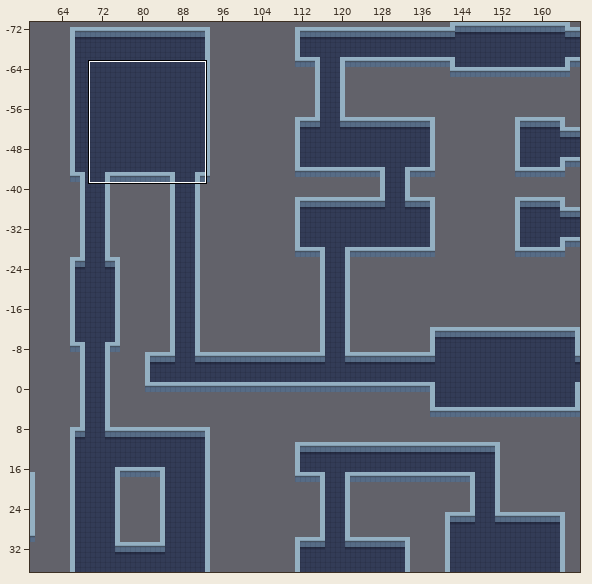
Two versions of a level (Tiled map (JSON), assets/maps/story-mode.json). The first picture is a wide view before the edit; the outline marks the close-up.
Close-up. As it was:
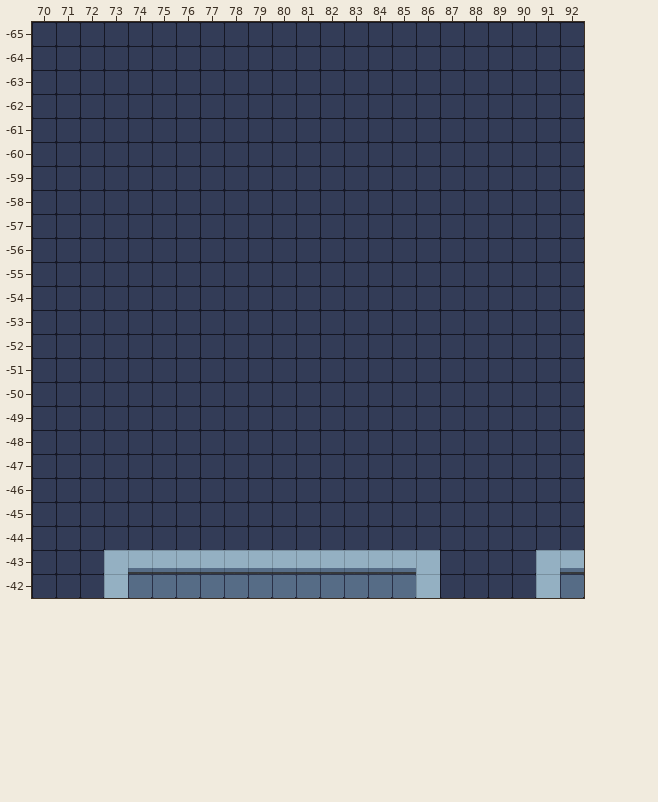
Cells are 32x32 px. Shown: x 70..92, y -65..-42. The commit also changed other parts of the map, which this record leaves out.
The result:
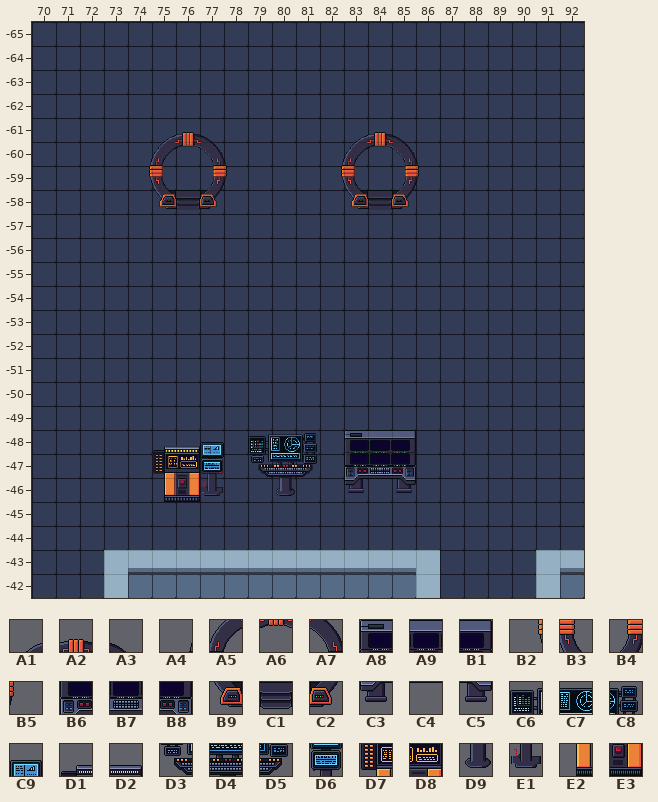
Key: from "tileset_JS": A1 379, A2 380, A3 381, A4 418, A5 419, A6 420, A7 421, A8 450, A9 451, B1 452, B2 458, B3 459, B4 461, B5 462, B6 490, B7 491, B8 492, B9 499, C1 500, C2 501, C3 530, C4 531, C5 532, C6 610, C7 611, C8 612, C9 614, D1 619, D2 620, D3 650, D4 651, D5 652, D6 654, D7 659, D8 660, D9 691, E1 694, E2 699, E3 700.
__ is an empty cell.
Tiles of an added or newly shown layer are drawn over the layers below it.
From old to new:
Changed rows in their new state; .. is an unchanged cell.
Layer "objects" (added):
first column x 74:
-61 .. A1 A2 A3 .. .. .. .. .. A1 A2 A3 ..
-60 A4 A5 A6 A7 .. .. .. .. A4 A5 A6 A7 ..
-59 B2 B3 .. B4 B5 .. .. .. B2 B3 .. B4 B5
-58 .. B9 C1 C2 .. .. .. .. .. B9 C1 C2 ..
first column x 75:
-48 D1 D2 C9 .. C6 C7 C8 .. A8 A9 B1
-47 D7 D8 D6 .. D3 D4 D5 .. B6 B7 B8
-46 E2 E3 E1 .. .. D9 .. .. C3 C4 C5
Boxes around the changes in both close-ups, in picture pixels (x1, y1, x2, y2):
added: (149, 132, 227, 210)
added: (341, 132, 419, 210)
added: (153, 442, 224, 502)
added: (248, 433, 317, 496)
added: (344, 430, 416, 493)
